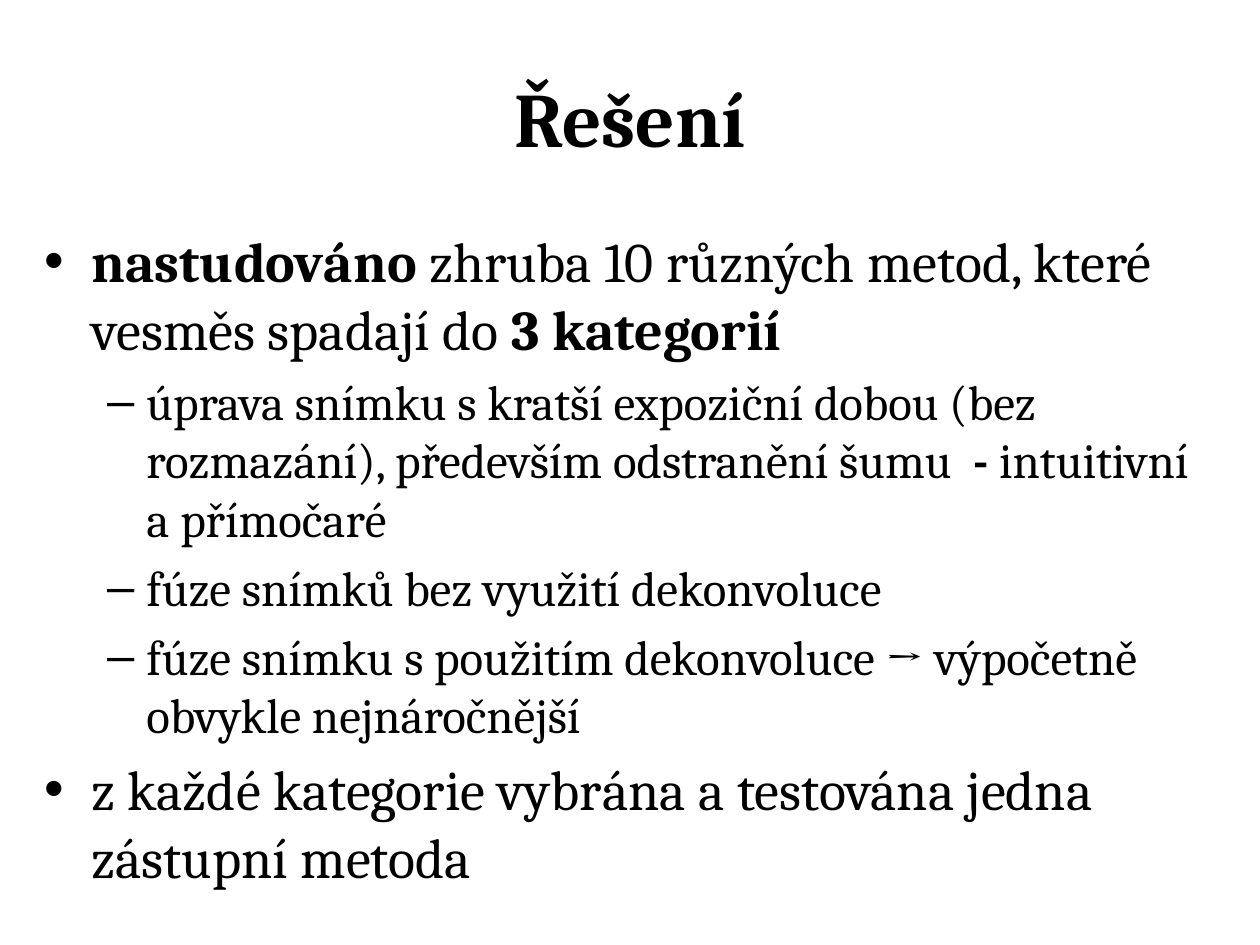
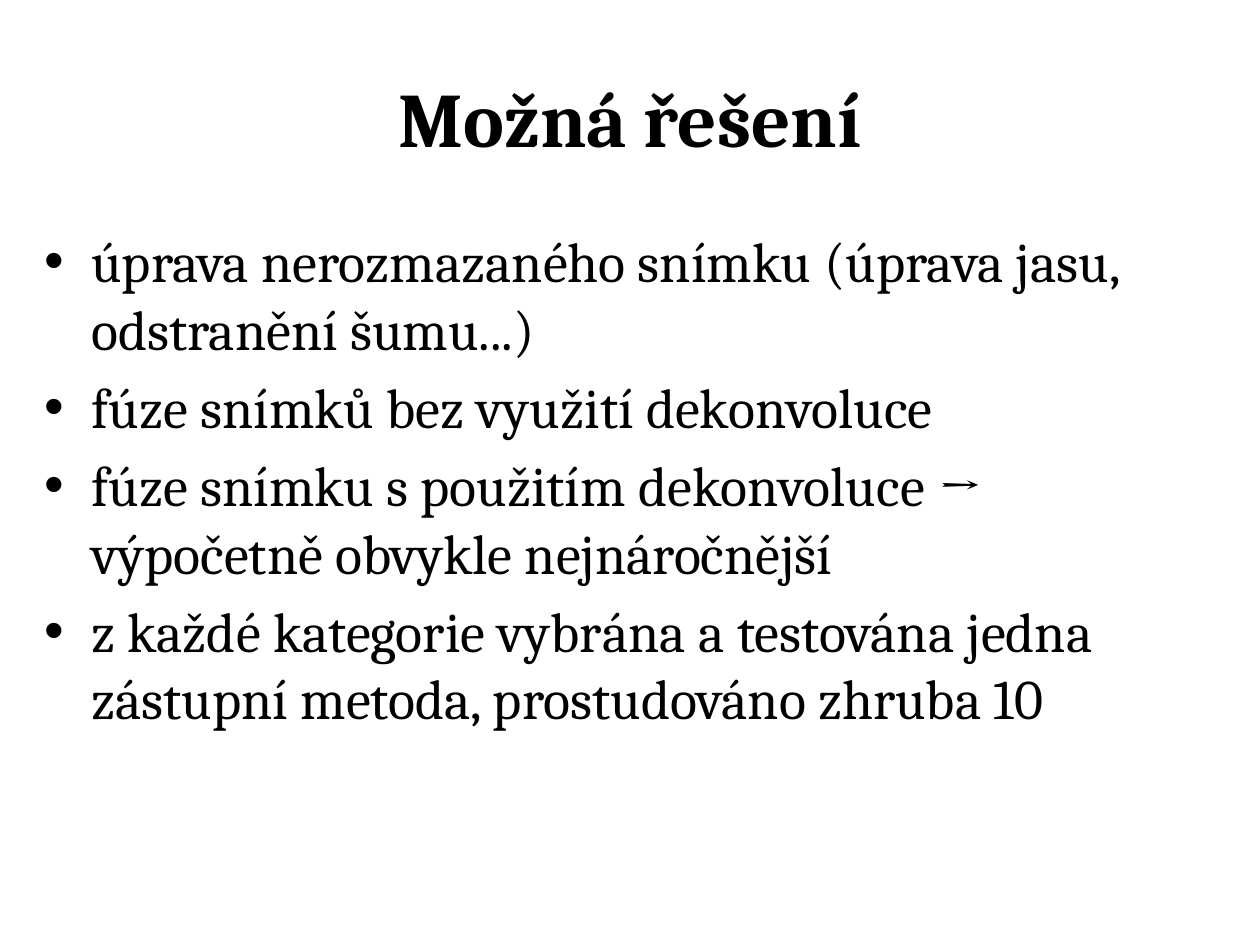
Before and after one commit to jozefsabo/Thesis, a slide deck: slide 6 of Docs/Jozef Sabo - Prezentace obhajoba.pptx. Drawn at 1260x945 pixels with LibreOffice and Linux fonts; fonts in the diff are those of the drawing. Boxes give left, top, right and bottom in pixels: in the first picture for what was removed or moved away, otherwise in the second. Text is boxed around its words. In the diff, an @@ line names an element or a change of style, - is before the commit and + after.

```diff
--- a/Docs/Jozef Sabo - Prezentace obhajoba.pptx
+++ b/Docs/Jozef Sabo - Prezentace obhajoba.pptx
@@ title at bbox=[398, 92, 861, 148]: text changed @@
-Řešení
+Možná řešení
@@ text at bbox=[91, 242, 1121, 358]: text changed; size 28 to 32 pt @@
-• nastudováno zhruba 10 různých metod, které vesměs spadají do 3 kategorií
-  – úprava snímku s kratší expoziční dobou (bez rozmazání), především odstranění šumu - intuitivní a přímočaré
+• úprava nerozmazaného snímku (úprava jasu, odstranění šumu...)
@@ text at bbox=[91, 388, 933, 586]: size 28 to 32 pt in "fúze snímků bez využití dekonvoluce", "fúze snímku s použitím dekonvoluce → výpočetně ..."; bullet – to •; list level 2 to 1 in "fúze snímků bez využití dekonvoluce"; list level 2 to 1 in "fúze snímku s použitím dekonvoluce ..." @@
@@ text at bbox=[91, 612, 1093, 731]: text changed @@
-• z každé kategorie vybrána a testována jedna zástupní metoda
+• z každé kategorie vybrána a testována jedna zástupní metoda, prostudováno zhruba 10
```
Also in this commit, not shown: 6 other slides changed, 9 slides added, 7 slides removed, 1 other file.
